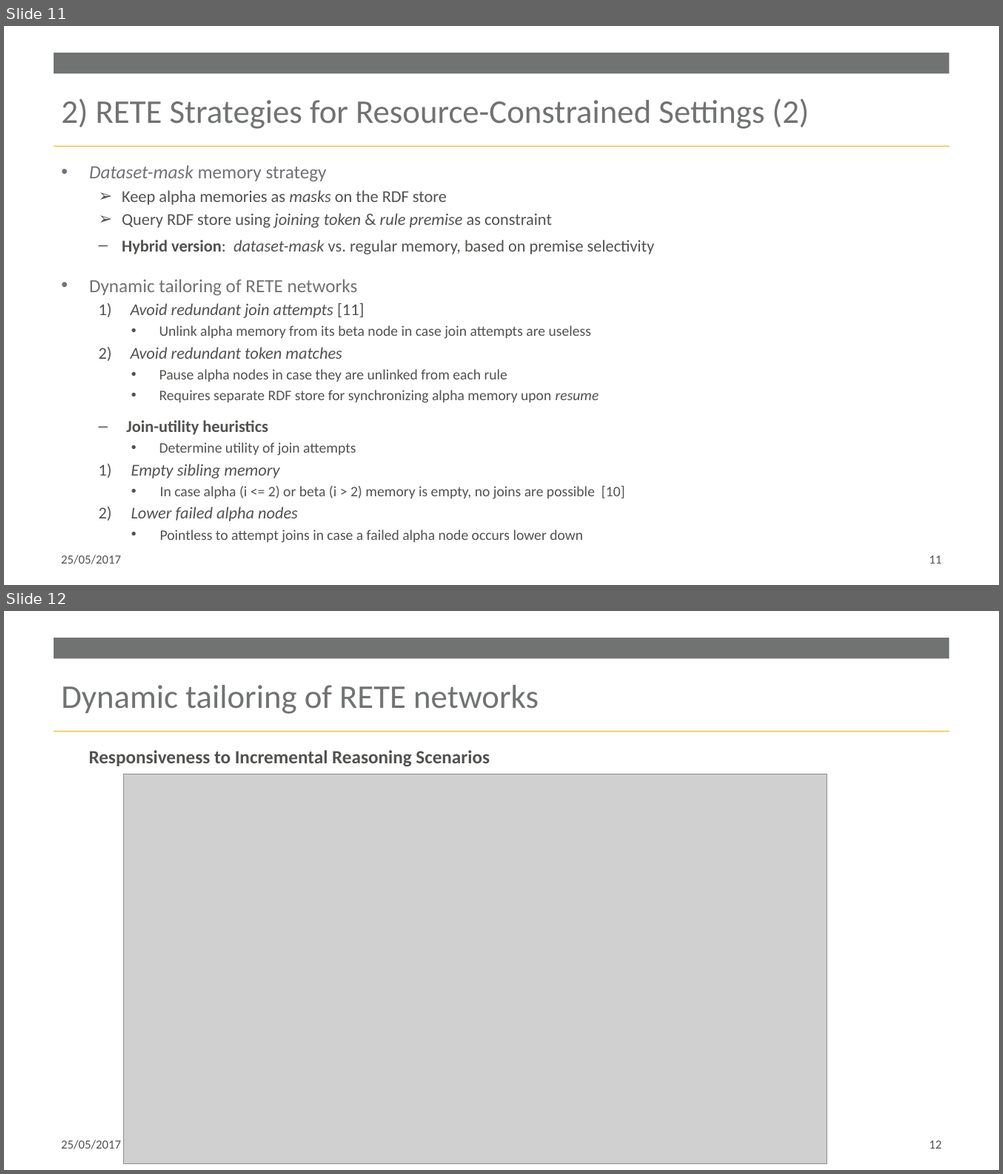
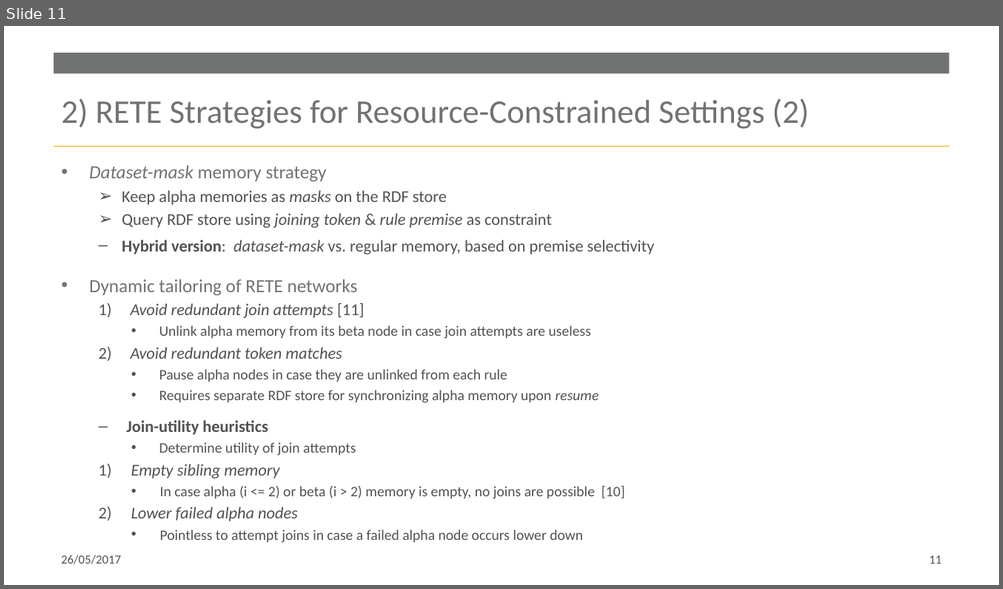
Before and after one commit to RuleML/ruleml-website, a slide deck: talks/WilliamVanWoensel-BottomUpOWL2RL-RuleMLWebinar-2017-05-26.pptx. Shown one above the other, each under a label of ours: slides 11 and 12 before the commit, slide 11 after it. The pictures are 1003x1174 and 1003x589 pixels, drawn with LibreOffice and Linux fonts; fonts in the diff are those of the drawing; grey boxes stand for pictures; background and template pictures are left out. Boxes give left, top, right and bottom in pixels: in the first picture for what was removed or moved away, otherwise in the second. Text is boxed around its words. In the diff, an @@ line names an element or a change of style, - is before the commit and + after.

```diff
--- a/talks/WilliamVanWoensel-BottomUpOWL2RL-RuleMLWebinar-2017-05-26.pptx
+++ b/talks/WilliamVanWoensel-BottomUpOWL2RL-RuleMLWebinar-2017-05-26.pptx
@@ slide 12 removed at (x1=4, y1=611, x2=999, y2=1170), background #FFFFFF; not listed: 2 template elements that a slide beside it also shows @@
@@ title removed at (x1=61, y1=685, x2=538, y2=714) @@
-Dynamic tailoring of RETE networks
@@ text removed at (x1=89, y1=750, x2=489, y2=767) @@
-Responsiveness to Incremental Reasoning Scenarios
@@ picture removed at (x1=123, y1=774, x2=827, y2=1164) @@
@@ text removed at (x1=61, y1=1140, x2=121, y2=1150) @@
-25/05/2017
@@ page number removed at (x1=929, y1=1141, x2=942, y2=1149) @@
-12
@@ slide 11 changed as well @@
@@ text at (x1=61, y1=555, x2=121, y2=565): text changed @@
-25/05/2017
+26/05/2017
```
Also in this commit, not shown: 19 other slides changed, 1 other file.
